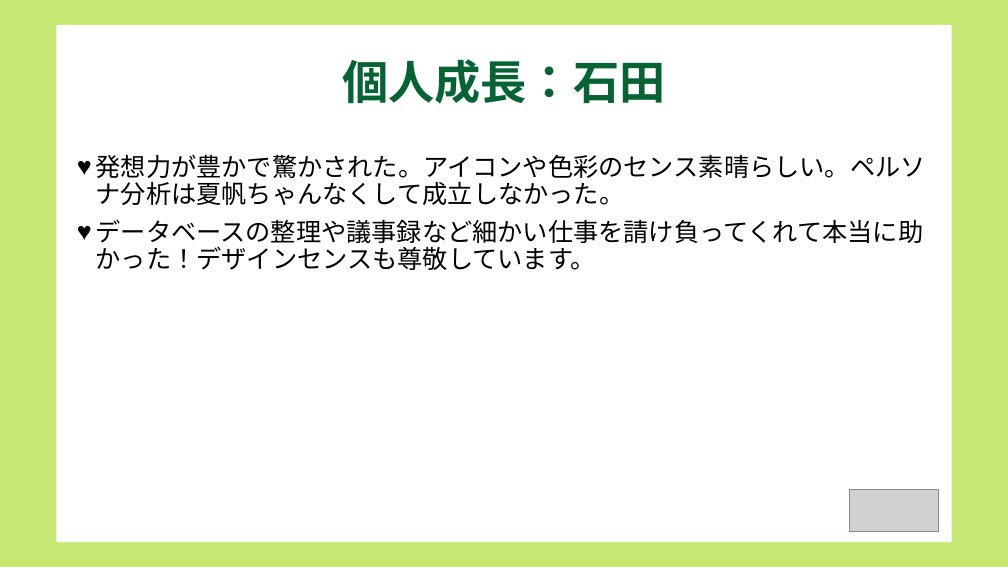
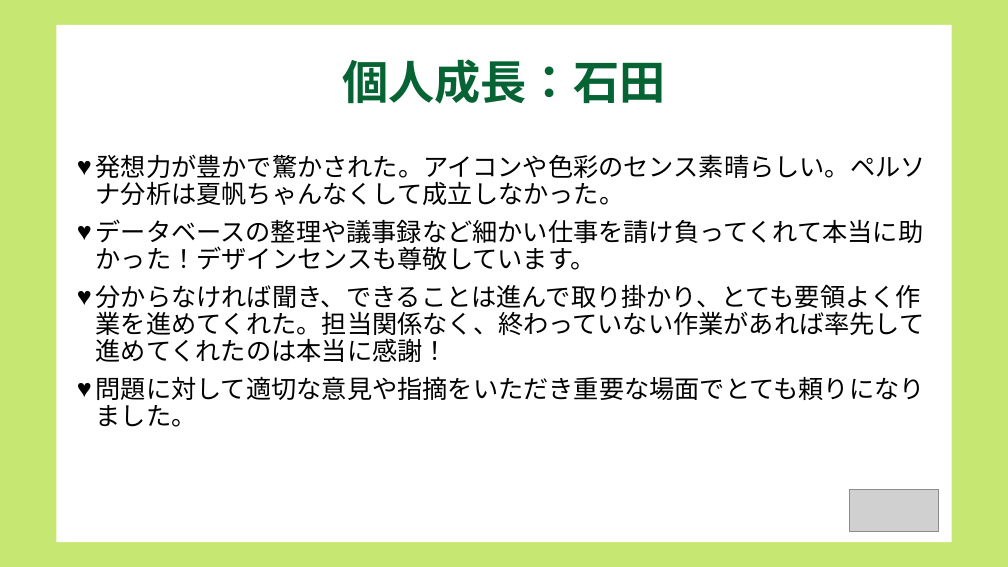
Before and after one commit to dojo2022/B-3, a slide deck: slide 13 of doc/B3炙りえんがわ_成果発表会資料.pptx. Drawn at 1008x567 pixels with LibreOffice and Linux fonts; fonts in the diff are those of the drawing; grey boxes stand for pictures. Boxes give left, top, right and bottom in pixels: in the first picture for what was removed or moved away, otherwise in the second. Text is boxed around its words. In the diff, an @@ line names an element or a change of style, - is before the commit and + after.

```diff
--- a/doc/B3炙りえんがわ_成果発表会資料.pptx
+++ b/doc/B3炙りえんがわ_成果発表会資料.pptx
@@ text at [96,284,925,427]: paragraphs added @@
+♥ 分からなければ聞き、できることは進んで取り掛かり、とても要領よく作業を進めてくれた。担当関係なく、終わっていない作業があれば率先して進めてくれたのは本当に感謝！
+♥ 問題に対して適切な意見や指摘をいただき重要な場面でとても頼りになりました。
```
Also in this commit, not shown: 5 other slides changed, 1 other file.
